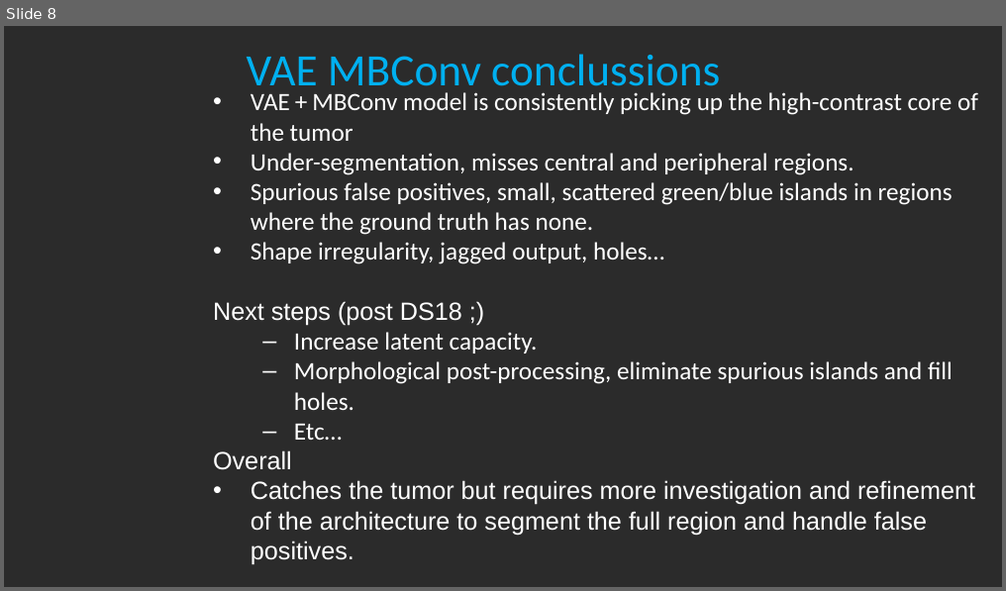
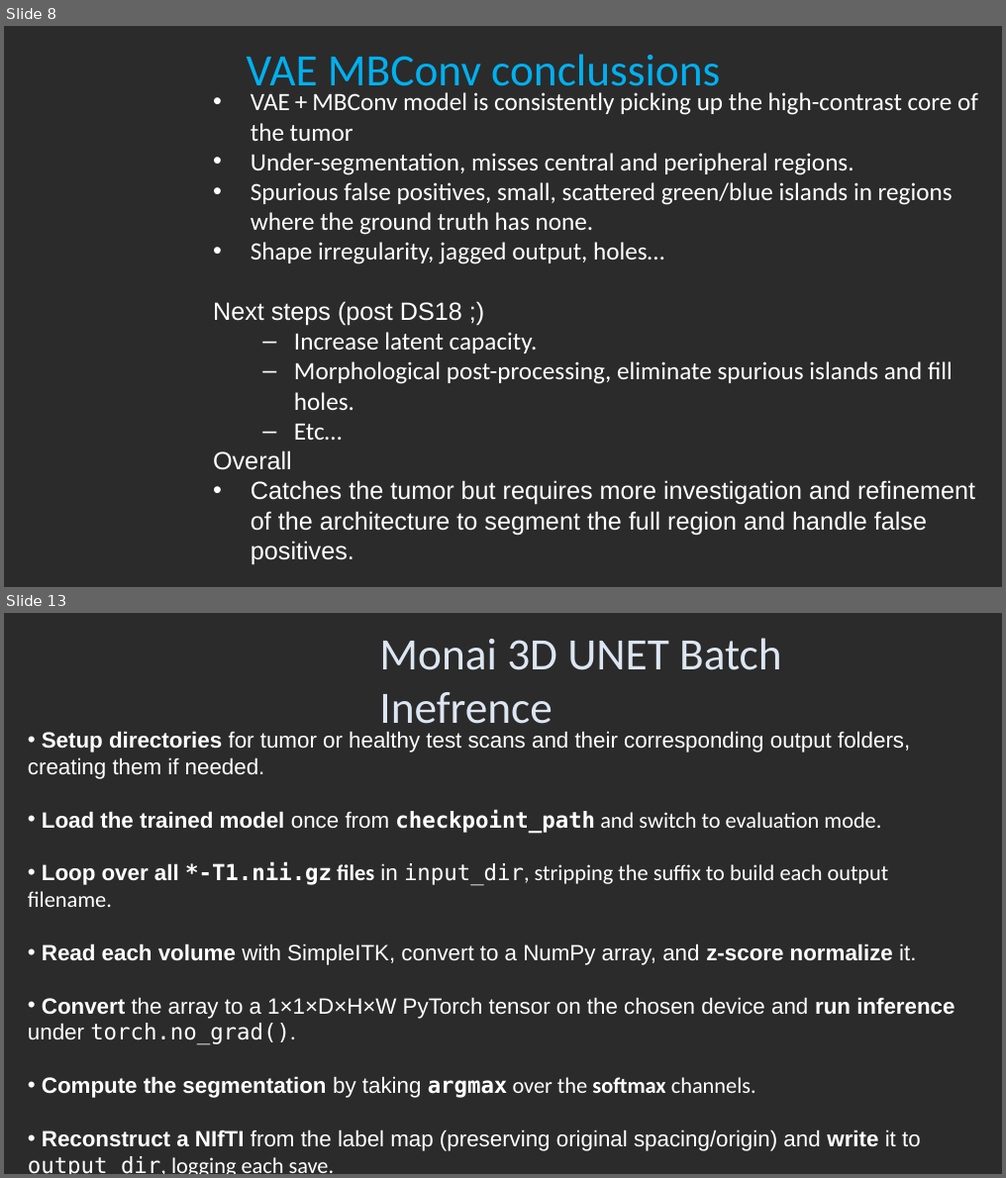
Before and after one commit to daniel-chervin/DS18_FinalProject, a slide deck: ds18_GBM_Autosegmentation.pptx. Shown one above the other, each under a label of ours: slide 8 before the commit, slides 8 and 13 after it; the slides between them are not shown. The pictures are 1006x591 and 1006x1178 pixels, drawn with LibreOffice and Linux fonts; fonts in the diff are those of the drawing; background and template pictures are left out; a plain dark background stands for a picture behind light text. Boxes give left, top, right and bottom in pixels: in the first picture for what was removed or moved away, otherwise in the second. Text is boxed around its words. In the diff, an @@ line names an element or a change of style, - is before the commit and + after.

```diff
--- a/ds18_GBM_Autosegmentation.pptx
+++ b/ds18_GBM_Autosegmentation.pptx
@@ slide 13 added at <box>4,613,1002,1174</box>, background picture (left out) @@
@@ title added at <box>379,638,782,734</box>, 32.4 pt, text #DCE6F2 @@
+Monai 3D UNET Batch Inefrence
@@ text added at <box>28,731,954,1174</box>, 16 pt, text #FFFFFF @@
+• Setup directories for tumor or healthy test scans and their corresponding output folders, creating them if needed.
+• Load the trained model once from checkpoint_path and switch to evaluation mode.
+• Loop over all *-T1.nii.gz files in input_dir, stripping the suffix to build each output filename.
+• Read each volume with SimpleITK, convert to a NumPy array, and z-score normalize it.
+• Convert the array to a 1×1×D×H×W PyTorch tensor on the chosen device and run inference under torch.no_grad().
+• Compute the segmentation by taking argmax over the softmax channels.
+• Reconstruct a NIfTI from the label map (preserving original spacing/origin) and write it to output_dir, logging each save.
```
Also in this commit, not shown: 5 slides changed, 8 other slides added, 3 slides removed.
